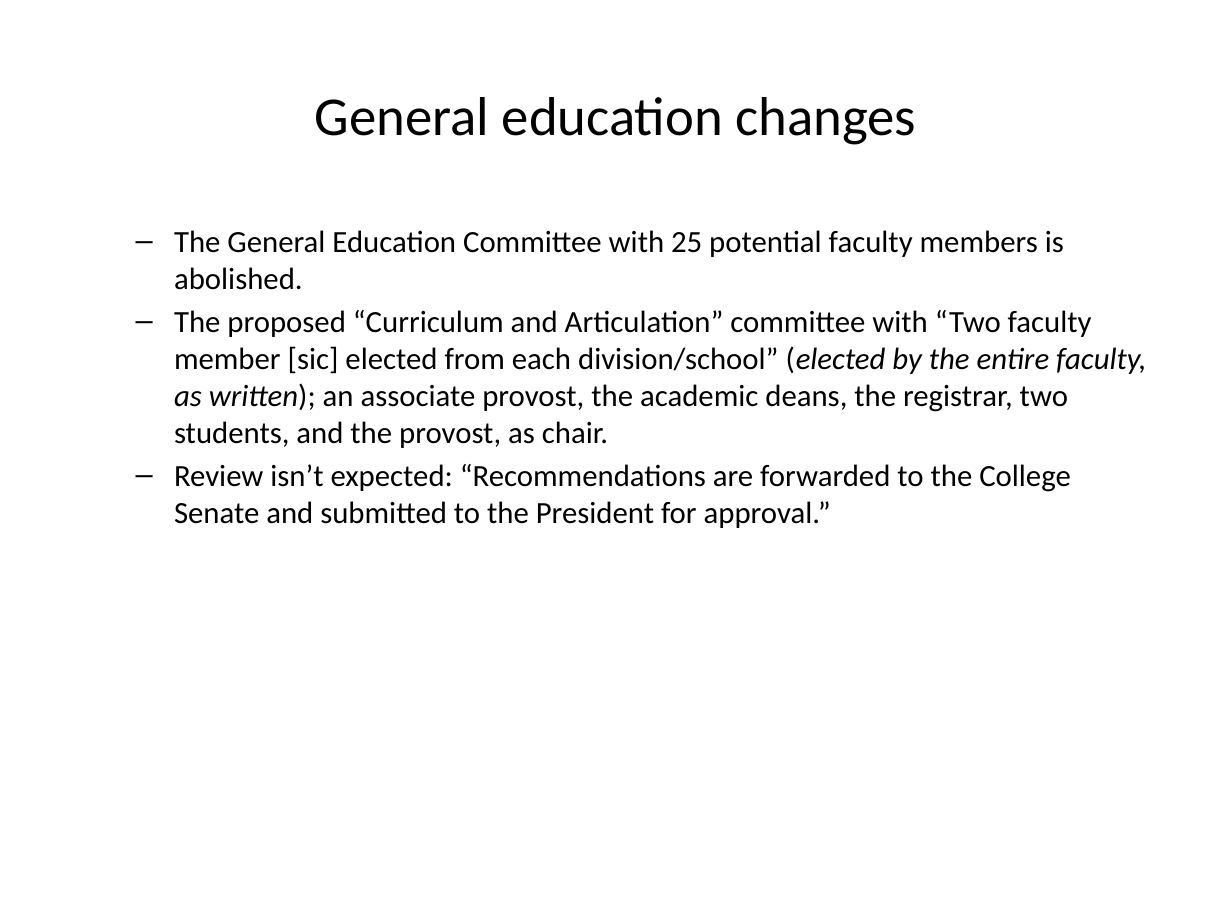
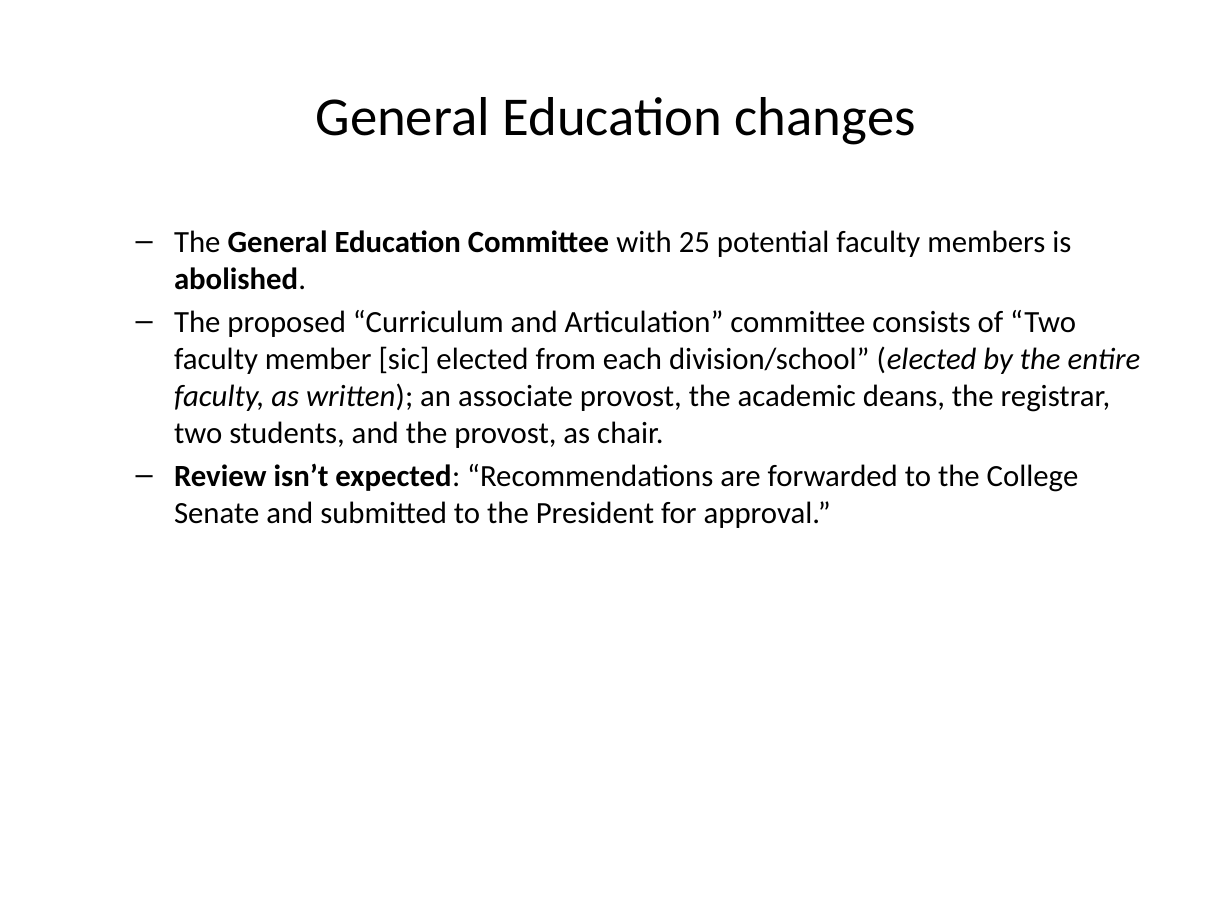
Before and after one commit to csi-covid19/csi-covid19.github.io, a slide deck: slide 8 of CCFS/Mar-SpecialMeeting/Proposed-changes.pptx. Drawn at 1232x924 pixels with LibreOffice and Linux fonts; fonts in the diff are those of the drawing. Boxes give left, top, right and bottom in pixels: in the first picture for what was removed or moved away, otherwise in the second. Text is boxed around its words. In the diff, an @@ line names an element or a change of style, - is before the commit and + after.

```diff
--- a/CCFS/Mar-SpecialMeeting/Proposed-changes.pptx
+++ b/CCFS/Mar-SpecialMeeting/Proposed-changes.pptx
@@ title at bbox=[315, 97, 916, 145]: text changed @@
-General education changes
+General Education changes
@@ text at bbox=[174, 230, 1079, 528]: bold on in "General Education Committee abolished.", "Review isn’t expected:" @@
@@ text at bbox=[174, 310, 1141, 448]: text changed @@
-  – The proposed “Curriculum and Articulation” committee with “Two faculty member [sic] elected from each division/school” (elected by the entire faculty, as written); an associate provost, the academic deans, the registrar, two students, and the provost, as chair.
+  – The proposed “Curriculum and Articulation” committee consists of “Two faculty member [sic] elected from each division/school” (elected by the entire faculty, as written); an associate provost, the academic deans, the registrar, two students, and the provost, as chair.
```
Also in this commit, not shown: 10 other slides changed, 1 slide added.
